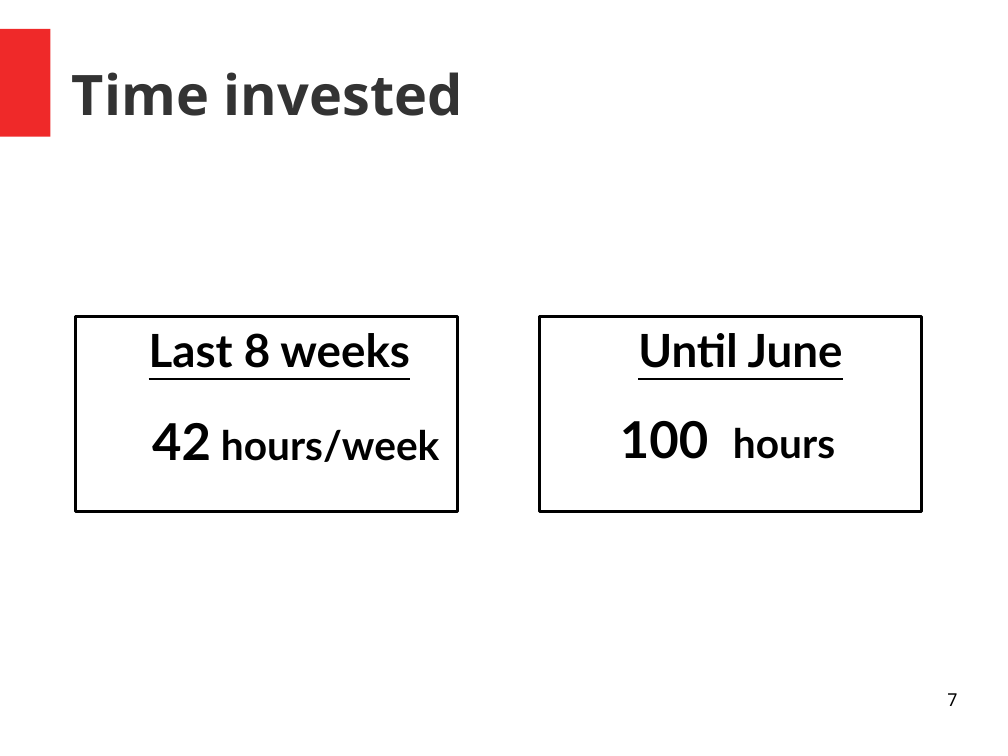
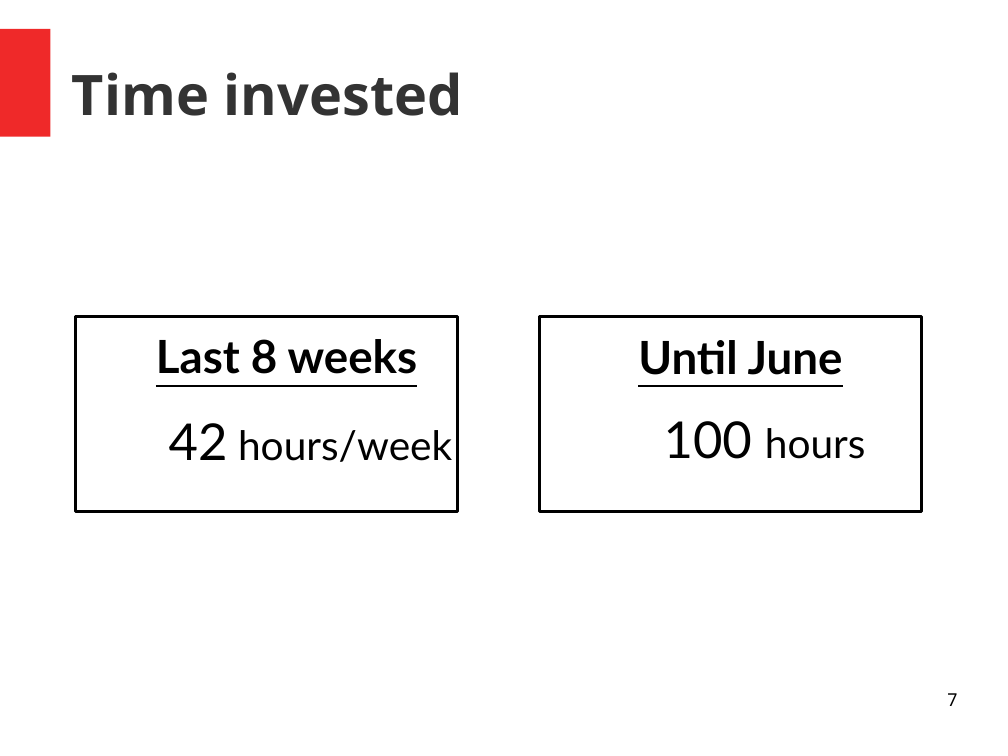
Before and after one commit to unige-pinfo-2019/PInfo3, a slide deck: slide 7 of Docs/Presentations/pres2.odp. Drawn at 1008x756 pixels with LibreOffice and Linux fonts; fonts in the diff are those of the drawing. Boxes give left, top, right and bottom in pixels: in the first picture for what was removed or moved away, otherwise in the second. Text is boxed around its words. In the diff, an @@ line names an element or a change of style, - is before the commit and + after.

```diff
--- a/Docs/Presentations/pres2.odp
+++ b/Docs/Presentations/pres2.odp
@@ text "Last 8 weeks" moved from (x1=149, y1=333, x2=410, y2=368) to (x1=156, y1=339, x2=418, y2=374) @@
@@ text "Until June" moved from (x1=638, y1=333, x2=843, y2=368) to (x1=638, y1=340, x2=843, y2=375) @@
@@ text "42 hours/week" moved from (x1=152, y1=423, x2=439, y2=462) to (x1=169, y1=423, x2=452, y2=462) @@
@@ text "42 hours/week" at (x1=169, y1=423, x2=452, y2=462): bold off @@
@@ text "100 hours" at (x1=664, y1=421, x2=866, y2=459): bold off @@
@@ text "100 hours" moved from (x1=620, y1=421, x2=835, y2=459) to (x1=664, y1=421, x2=866, y2=459) @@
```
Also in this commit, not shown: 2 other slides changed, 5 slides added, 7 slides removed, 1 other file.
